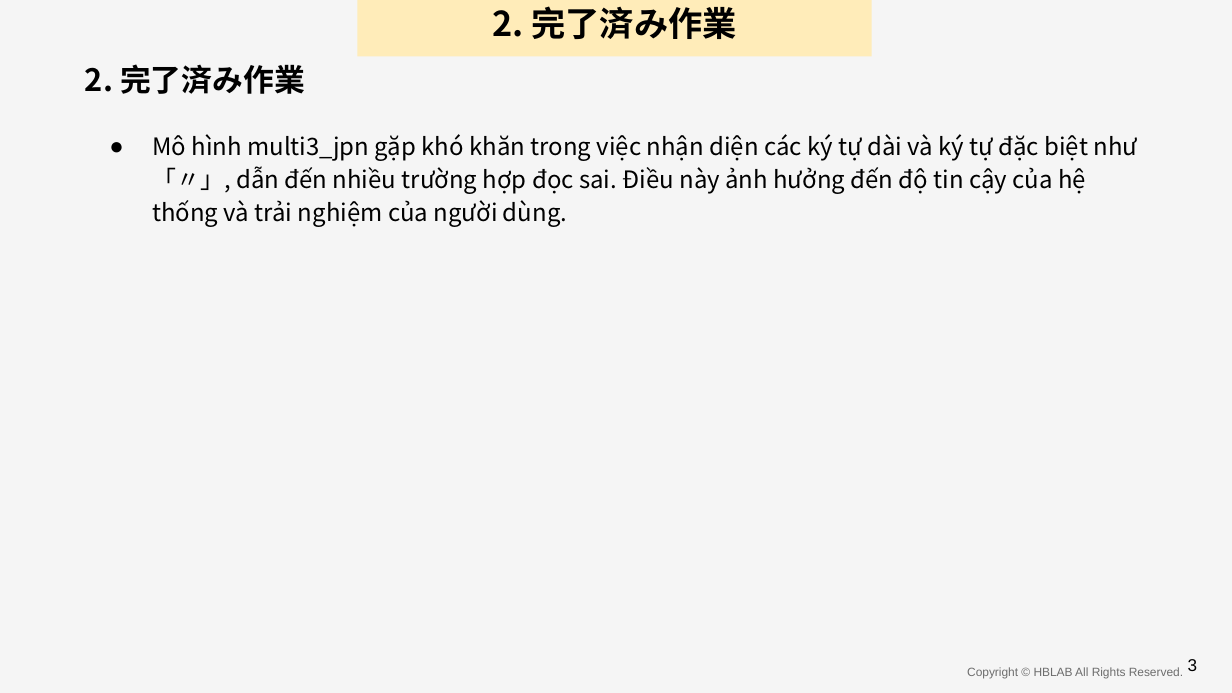
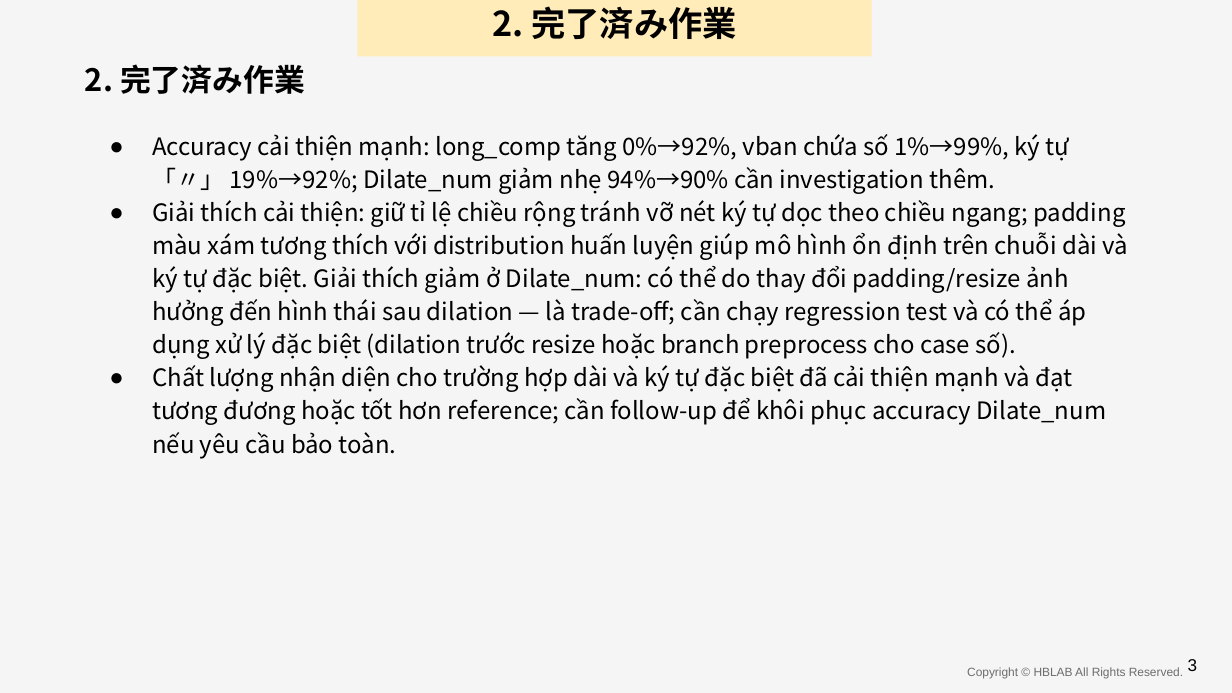
Before and after one commit to anhnvVNU/slide_maker, a slide deck: slide 16 of output/final_presentation.pptx (slide 12 before the commit). Drawn at 1232x693 pixels with LibreOffice and Linux fonts; fonts in the diff are those of the drawing; background and template pictures are left out. Boxes give left, top, right and bottom in pixels: in the first picture for what was removed or moved away, otherwise in the second. Text is boxed around its words. In the diff, an @@ line names an element or a change of style, - is before the commit and + after.

```diff
--- a/output/final_presentation.pptx
+++ b/output/final_presentation.pptx
@@ text at <box>152,134,1128,459</box>: text changed @@
-● Mô hình multi3_jpn gặp khó khăn trong việc nhận diện các ký tự dài và ký tự đặc biệt như 「〃」, dẫn đến nhiều trường hợp đọc sai. Điều này ảnh hưởng đến độ tin cậy của hệ thống và trải nghiệm của người dùng.
+● Accuracy cải thiện mạnh: long_comp tăng 0%→92%, vban chứa số 1%→99%, ký tự 「〃」 19%→92%; Dilate_num giảm nhẹ 94%→90% cần investigation thêm.
+● Giải thích cải thiện: giữ tỉ lệ chiều rộng tránh vỡ nét ký tự dọc theo chiều ngang; padding màu xám tương thích với distribution huấn luyện giúp mô hình ổn định trên chuỗi dài và ký tự đặc biệt. Giải thích giảm ở Dilate_num: có thể do thay đổi padding/resize ảnh hưởng đến hình thái sau dilation — là trade-off; cần chạy regression test và có thể áp dụng xử lý đặc biệt (dilation trước resize hoặc branch preprocess cho case số).
+● Chất lượng nhận diện cho trường hợp dài và ký tự đặc biệt đã cải thiện mạnh và đạt tương đương hoặc tốt hơn reference; cần follow-up để khôi phục accuracy Dilate_num nếu yêu cầu bảo toàn.
```
Also in this commit, not shown: 12 other slides changed, 2 slides added, 7 slides removed, 11 other files.
